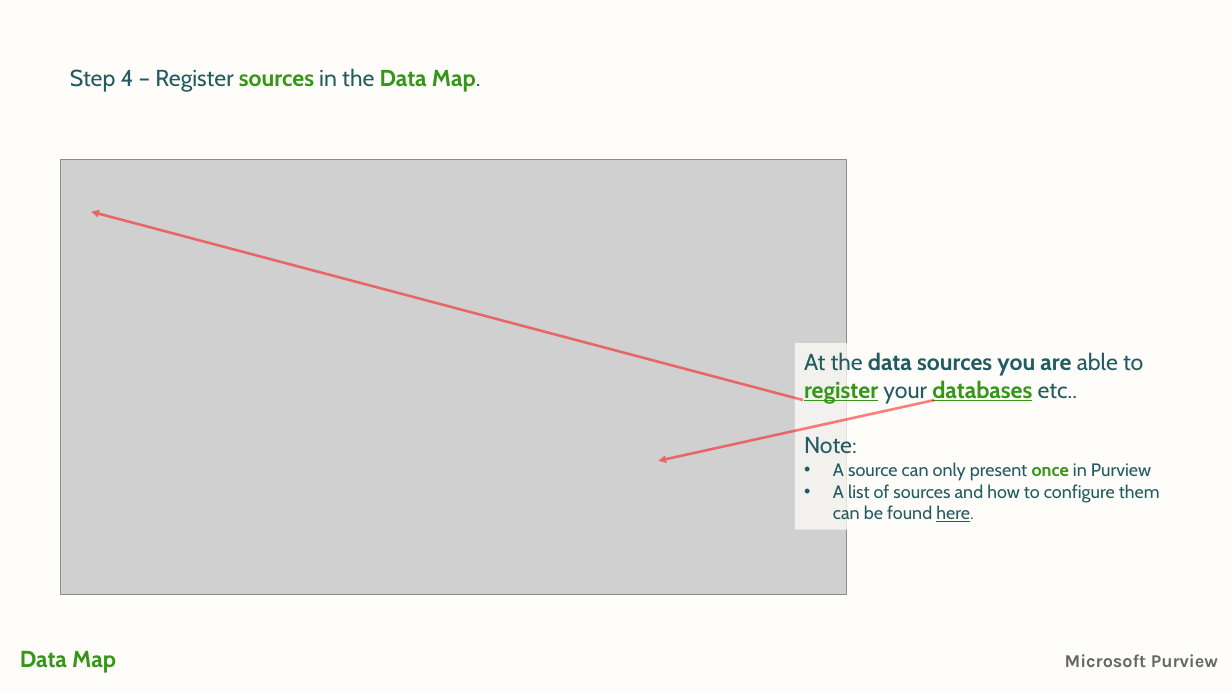
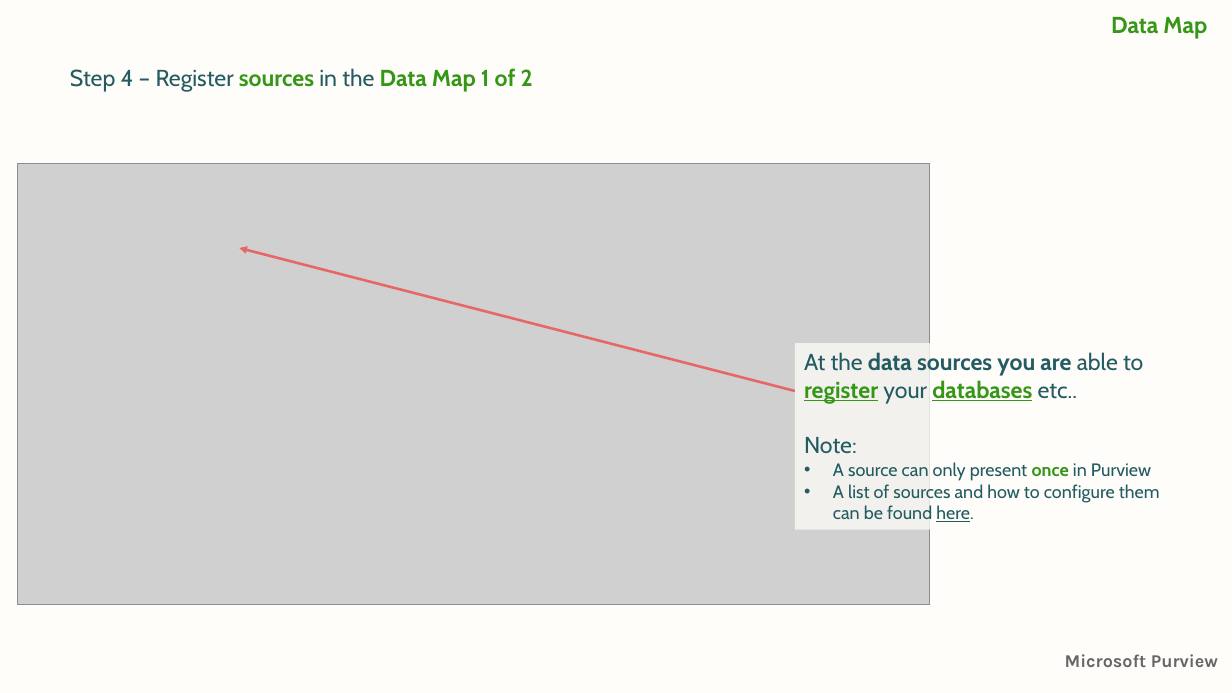
Before and after one commit to jcordtz/microsoft-purview-stuff, a slide deck: slide 8 of Presentations/2-Getting Started/Purview-2-datamap.pptx. Drawn at 1232x693 pixels with LibreOffice and Linux fonts; fonts in the diff are those of the drawing; grey boxes stand for pictures; background and template pictures are left out. Boxes give left, top, right and bottom in pixels: in the first picture for what was removed or moved away, otherwise in the second. Text is boxed around its words. In the diff, an @@ line names an element or a change of style, - is before the commit and + after.

```diff
--- a/Presentations/2-Getting Started/Purview-2-datamap.pptx
+++ b/Presentations/2-Getting Started/Purview-2-datamap.pptx
@@ text added at <box>1111,17,1207,39</box>, 18 pt, text #359617, bold @@
+Data Map
@@ text at <box>70,68,533,92</box>: text changed @@
-Step 4 – Register sources in the Data Map.
+Step 4 – Register sources in the Data Map 1 of 2
@@ picture: place and size @@
-picture at <box>61,160,847,594</box>
+picture at <box>18,164,930,605</box>
@@ arrow moved from (803, 400) - (91, 212) to (795, 391) - (239, 248) @@
@@ rectangle "At the data sources you ...": place and size @@
-rectangle "At the data sources you ..." at <box>804,352,1160,522</box>
+rectangle "At the data sources you ..." at <box>795,343,1210,530</box>
@@ arrow removed from (934, 400) to (659, 461) @@
@@ text removed at <box>20,651,116,673</box> @@
-Data Map
```
Also in this commit, not shown: 53 other slides changed, 1 slide added, 7 other files.
